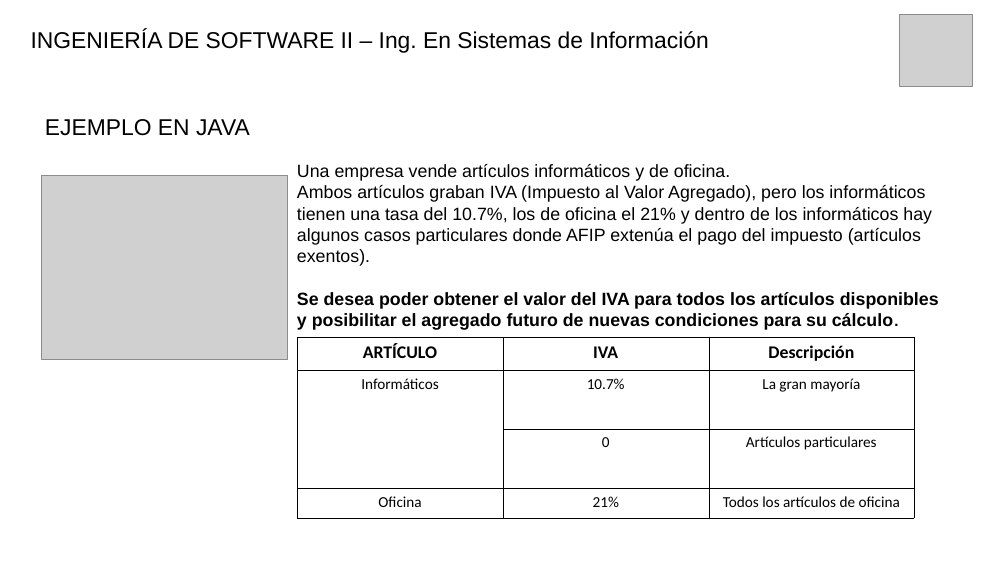
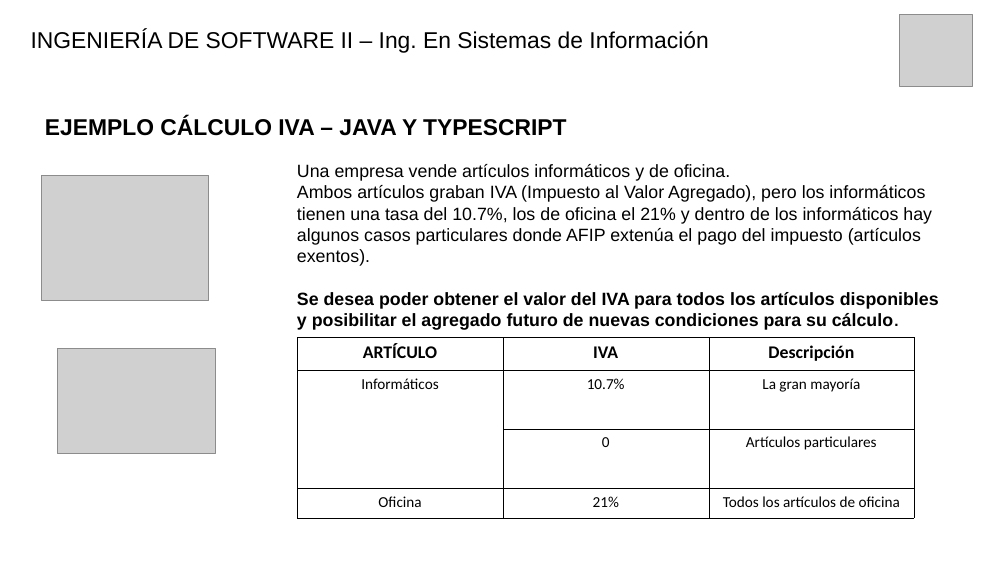
Before and after one commit to fabiodmk/factorypatternjava, a slide deck: slide 10 of Documentación/Factory Pattern.pptx. Drawn at 1008x567 pixels with LibreOffice and Linux fonts; fonts in the diff are those of the drawing; grey boxes stand for pictures. Boxes give left, top, right and bottom in pixels: in the first picture for what was removed or moved away, otherwise in the second. Text is boxed around its words. In the diff, an @@ line names an element or a change of style, - is before the commit and + after.

```diff
--- a/Documentación/Factory Pattern.pptx
+++ b/Documentación/Factory Pattern.pptx
@@ text at <box>45,117,566,136</box>: text changed; bold on @@
-EJEMPLO EN JAVA
+EJEMPLO CÁLCULO IVA – JAVA Y TYPESCRIPT
@@ picture: place and size @@
-picture at <box>41,176,288,360</box>
+picture at <box>41,176,209,301</box>
@@ picture added at <box>58,349,216,454</box> @@
```
Also in this commit, not shown: 4 other slides changed, 2 other files.
